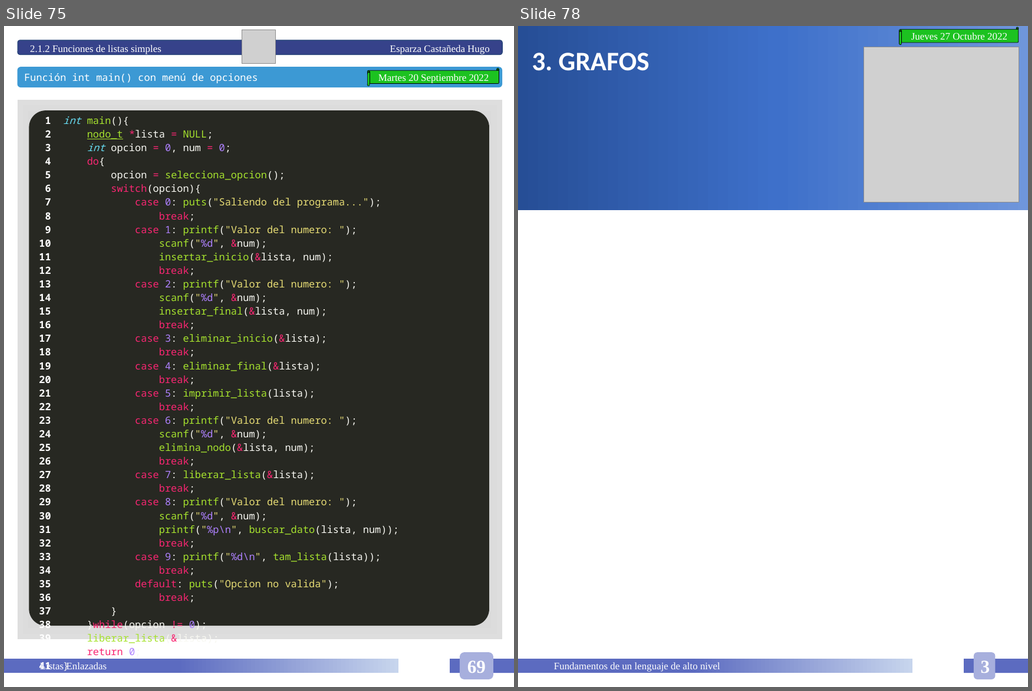
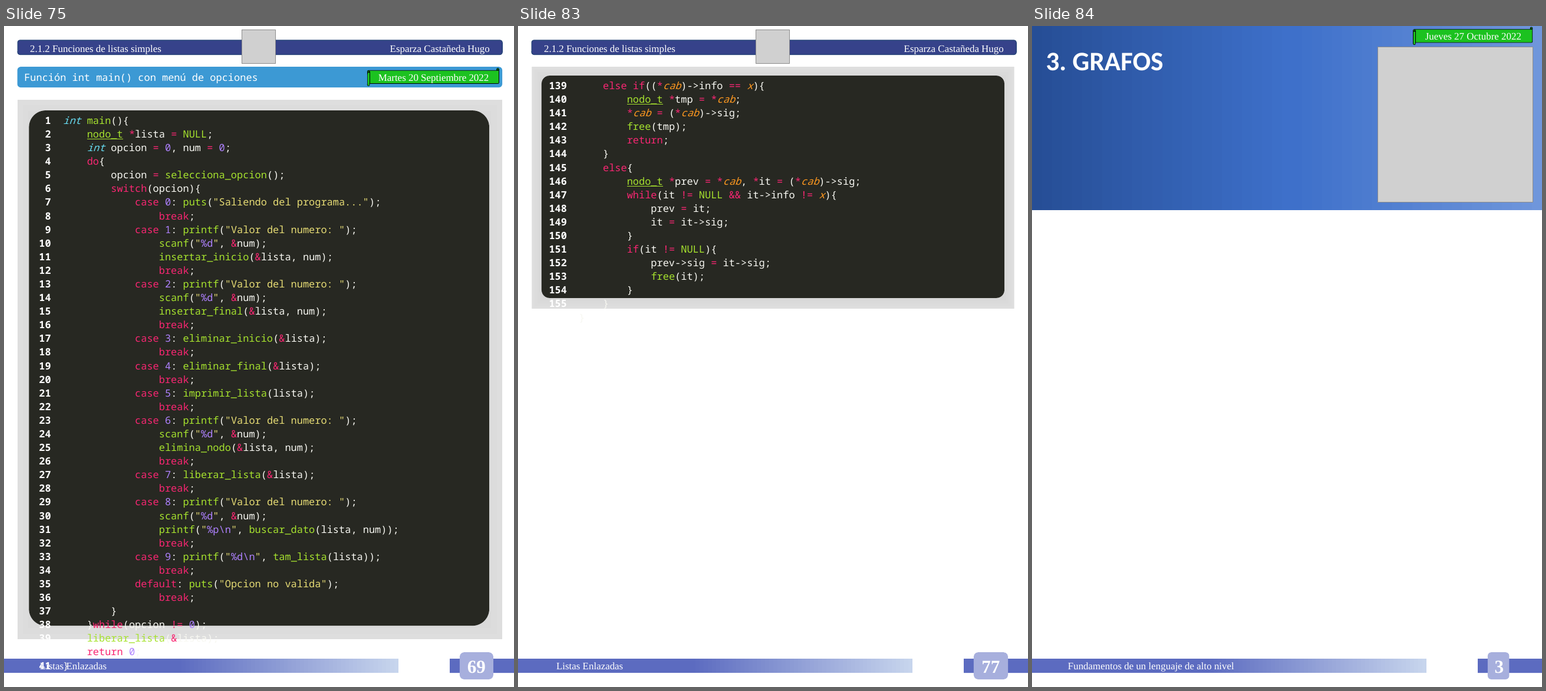
Before and after one commit to HugoEsparzaC/Libreta-Estructuras-II, a slide deck: Libreta Estructuras de Datos II.pptx. Shown side by side, each under a label of ours: slides 75 and 78 before the commit, slides 75, 83 and 84 after it; the slides between them are not shown. The pictures are 1032x691 and 1546x691 pixels, drawn with LibreOffice and Linux fonts; fonts in the diff are those of the drawing; grey boxes stand for pictures. Boxes give left, top, right and bottom in pixels: in the first picture for what was removed or moved away, otherwise in the second. Text is boxed around its words. In the diff, an @@ line names an element or a change of style, - is before the commit and + after.

```diff
--- a/Libreta Estructuras de Datos II.pptx
+++ b/Libreta Estructuras de Datos II.pptx
@@ slide 83 added at [518,26,1028,687], background #FFFFFF @@
@@ rounded rectangle added at [532,40,1017,55], fill #36428A, outline #28457A 1 pt, 12 pt, text #FFFFFF @@
+2.1.2 Funciones de listas simples Esparza Castañeda Hugo
@@ picture added at [756,30,790,63] @@
@@ rectangle added at [532,67,1015,309], fill gradient #7B7B7B to #BCBCBC to #DEDEDE to #FFFFFF @@
@@ rounded rectangle added at [542,76,1004,298], fill #272822 @@
@@ table added at [542,76,1004,313], 1 rows, 2 columns @@
+139 / 140 / 141 / 142 / 143 / 144 / 145 / 146 / 147 / 148 / 149 / 150 / 151 / 152 / 153 / 154 / 155 / 156 | else if((*cab)->info == x){ / nodo_t *tmp = *cab; / *cab = (*cab)->sig; / free(tmp); / return; / } / else{ / nodo_t *prev = *cab, *it = (*cab)->sig; / while(it != NULL && it->info != x){ / prev = it; / it = it->sig; / } / if(it != NULL){ / prev->sig = it->sig; / free(it); / } / } / }
@@ rectangle added at [518,658,913,673], fill gradient #5C6BC0 to #C7D5ED, 12 pt, text #FFFFFF @@
+Listas Enlazadas
@@ rectangle added at [964,658,1028,673], fill #5C6BC0 @@
@@ rounded rectangle added at [973,651,1008,679], fill #A7AFDD, 22 pt, text #FFFFFF, bold @@
+77
@@ what was slide 78 is now slide 84 @@
```
Also in this commit, not shown: 1 slide changed, 5 other slides added, 1 other file.
